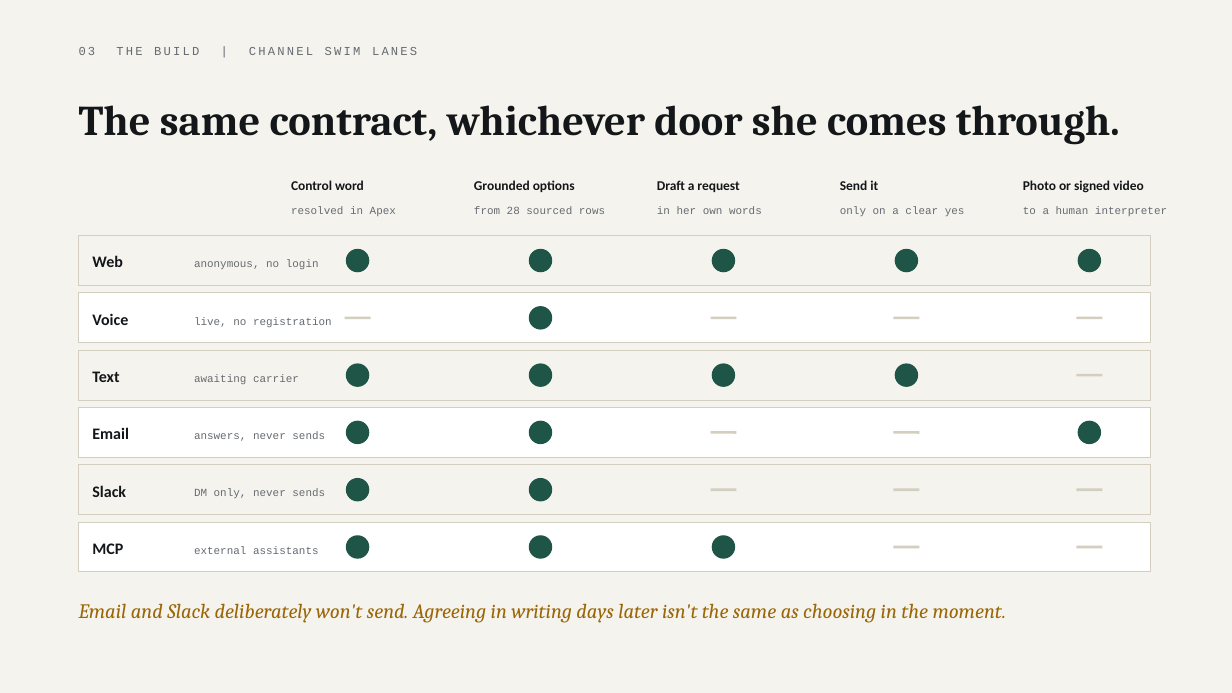
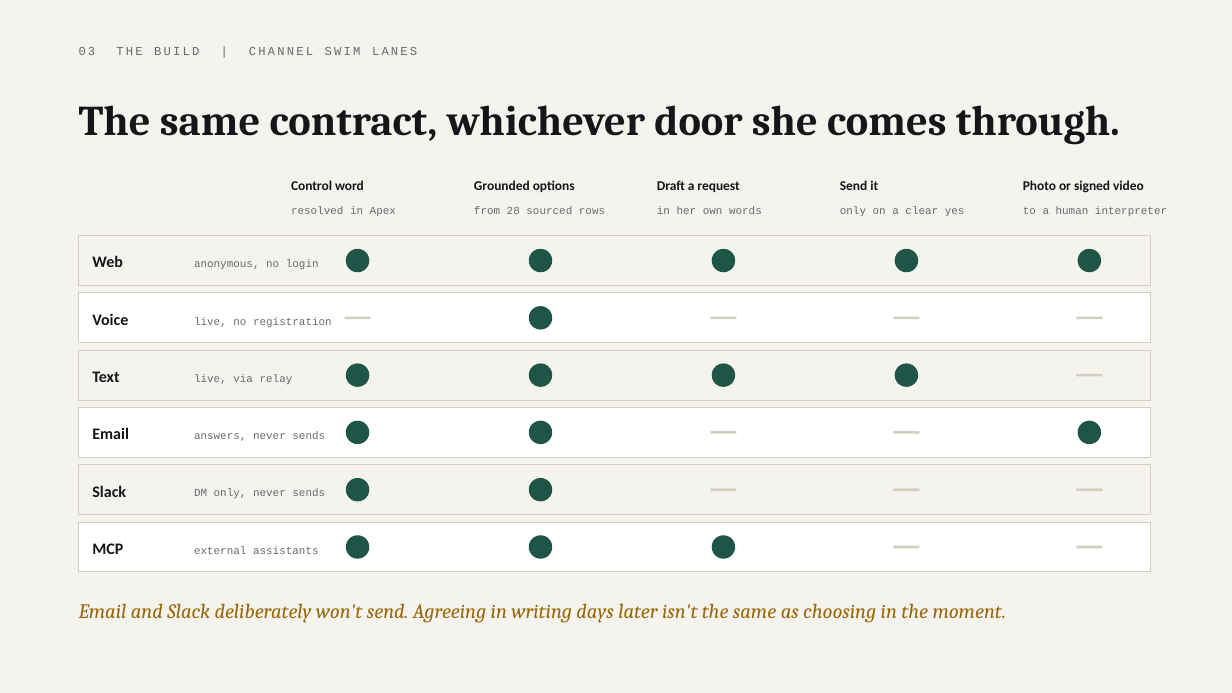
Before and after one commit to parthsevak2/curb-cut, a slide deck: slide 17 of deck/Curb-Cut.pptx. Drawn at 1232x693 pixels with LibreOffice and Linux fonts; fonts in the diff are those of the drawing. Boxes give left, top, right and bottom in pixels: in the first picture for what was removed or moved away, otherwise in the second. Text is boxed around its words. In the diff, an @@ line names an element or a change of style, - is before the commit and + after.

```diff
--- a/deck/Curb-Cut.pptx
+++ b/deck/Curb-Cut.pptx
@@ text at bbox=[194, 374, 293, 384]: text changed @@
-awaiting carrier
+live, via relay
```
Also in this commit, not shown: 1 other slide changed, 6 other files.
